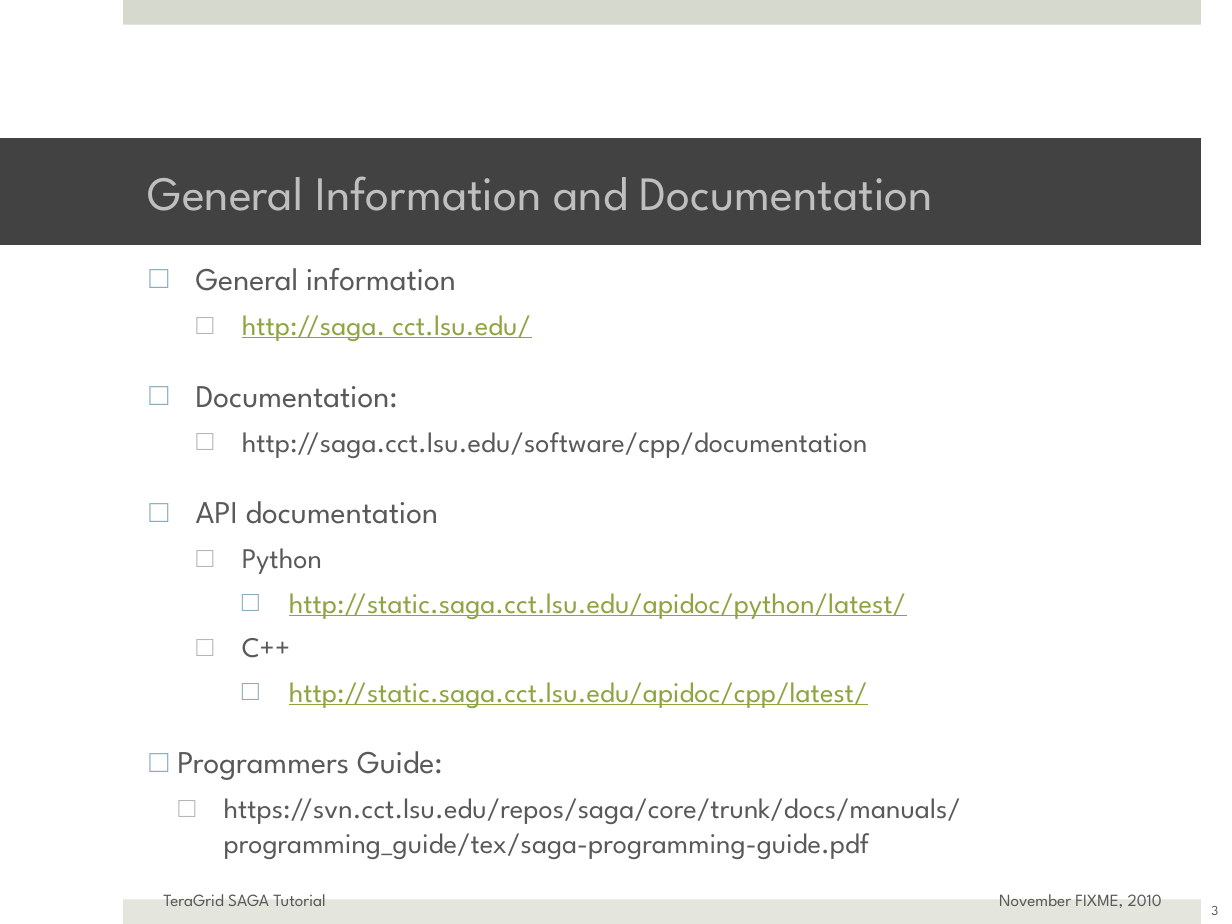
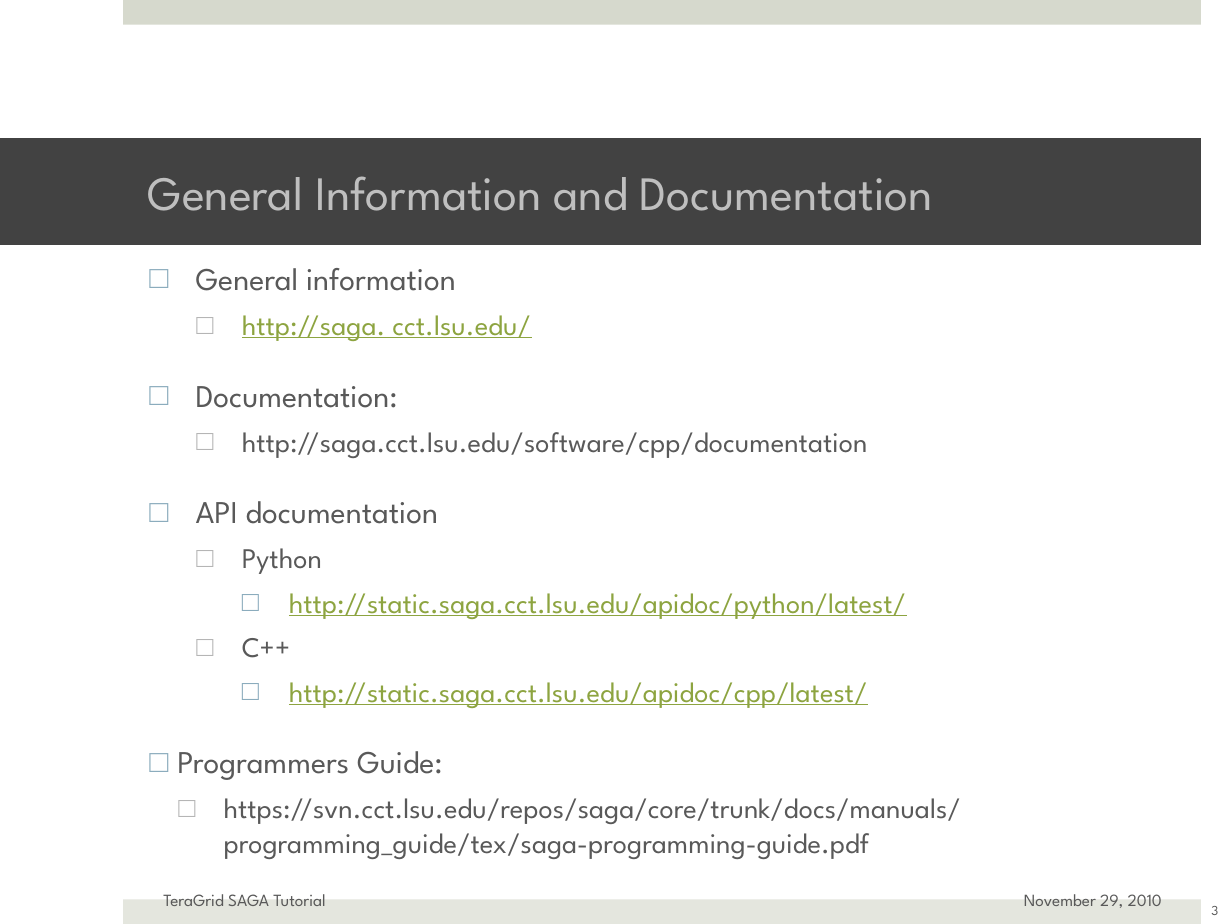
Before and after one commit to saga-project/saga-cpp-legacy-projects, a slide deck: slide 3 of tutorial/general_tutorial/SAGA-Intro-Conclusion.pptx. Drawn at 1232x924 pixels with LibreOffice and Linux fonts; fonts in the diff are those of the drawing; background and template pictures are left out. Boxes give left, top, right and bottom in pixels: in the first picture for what was removed or moved away, otherwise in the second. Text is boxed around its words. In the diff, an @@ line names an element or a change of style, - is before the commit and + after.

```diff
--- a/tutorial/general_tutorial/SAGA-Intro-Conclusion.pptx
+++ b/tutorial/general_tutorial/SAGA-Intro-Conclusion.pptx
@@ text at (1024,894,1162,908): text changed @@
-November FIXME, 2010
+November 29, 2010
```
Also in this commit, not shown: 4 other slides changed, 1 slide added, 1 slide removed, 1 other file.
